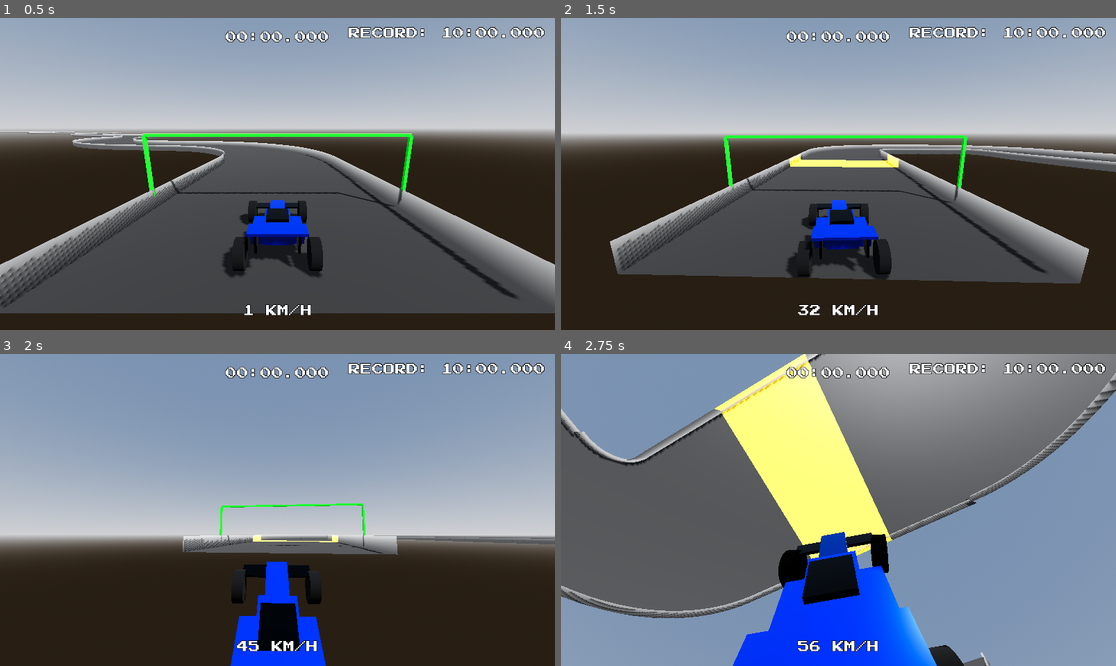
Above: before the commit, frames 1-4 (two rows, left to right).
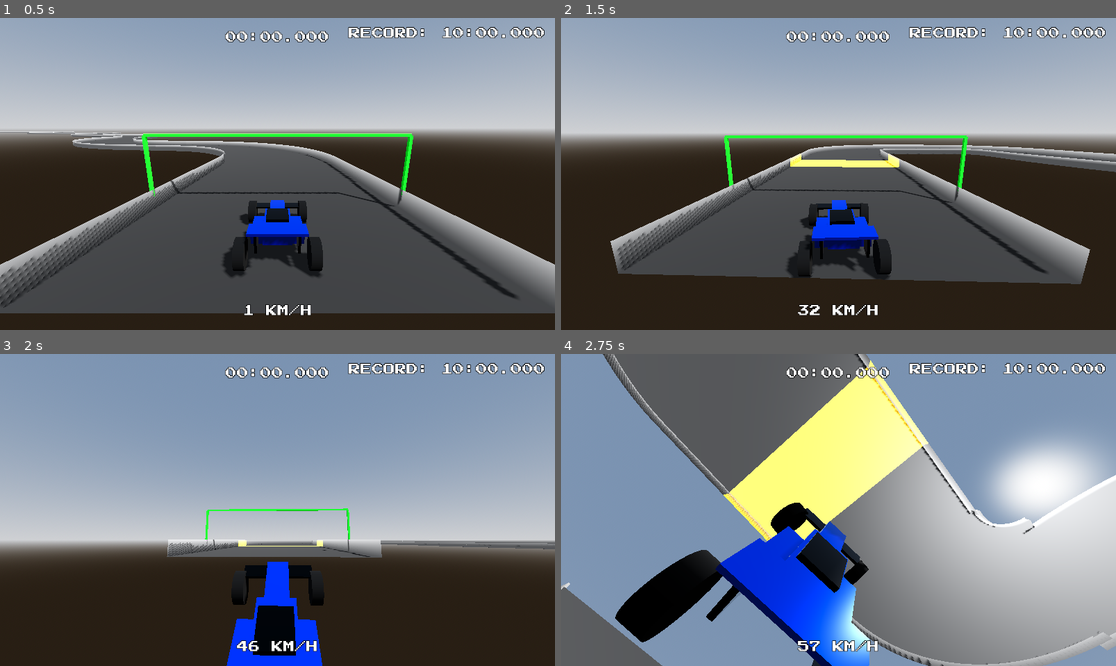
Above: after the commit, the same moments.

Repository: JosePedroDias/godot-trial-maniac
Game: Godot game, scene res://scenes/track_12345.tscn
Same seed, same stepped clock (60 frames per second), same inputs: the game is played once before the commit and once after it.
Inputs:
- Up to frame 1 (0.5 s): no input
- Up to frame 2 (1.5 s): hold Right (ui_right) 0.53-1.28 s; tap 2 (next_track) at 0.6 s; tap Space at 0.77 s; hold Down (ui_down) from 1.28 s (still down); tap K at 1.35 s
- Up to frame 3 (2 s): keep holding Down (ui_down); tap Space at 1.52 s
- Up to frame 4 (2.75 s): release Down (ui_down) at 2.03 s; hold Right (ui_right) from 2.03 s (still down); hold J from 2.03 s (still down)

Frame 1 is identical in both runs. In frame 2, 0.5% of the frame differs, in the area x 8-100%, y 37-86%; in frame 3, 5.9%; in frame 4, 82%, in the area x 0-100%, y 0-100%.

Commit message:
steering and drifting tweaks

Diff:
--- a/scripts/car_controller.gd
+++ b/scripts/car_controller.gd
@@ -13,9 +13,9 @@
 @export var downforce: float = 10000.0
 
 @export_group("Steering")
-@export var steering_angle: float = 25.0
+@export var steering_angle: float = 27.5
 @export var steering_speed: float = 4.0
-@export var grip: float = 20.0
+@export var grip: float = 24.0
 
 @onready var raycasts = [
 	$RayCastFL, $RayCastFR, $RayCastRL, $RayCastRR
@@ -331,7 +331,7 @@
 				var grip_factor = 1.0
 				if i >= 2: # Rear wheels
 					if is_braking:
-						grip_factor = 0.15 # Slightly more than before for stability
+						grip_factor = 0.18 # Increased from 0.15 to reduce drift
 
 					# Maintain drift with throttle
 					if is_skidding and engine_input > 0.1:
